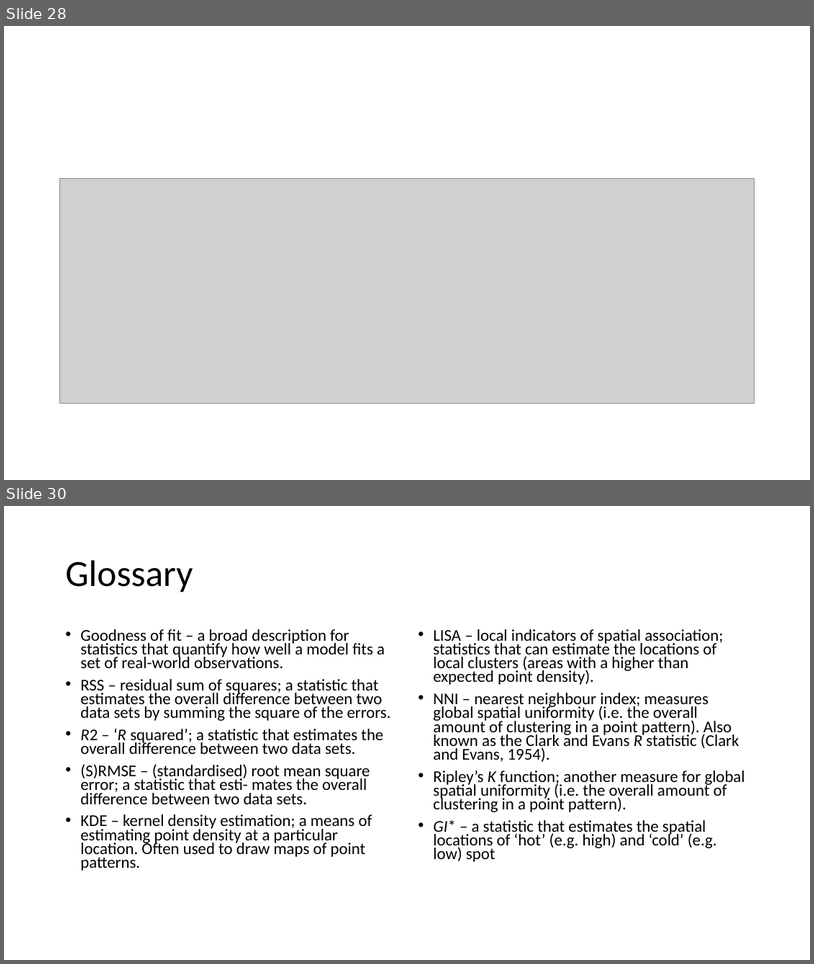
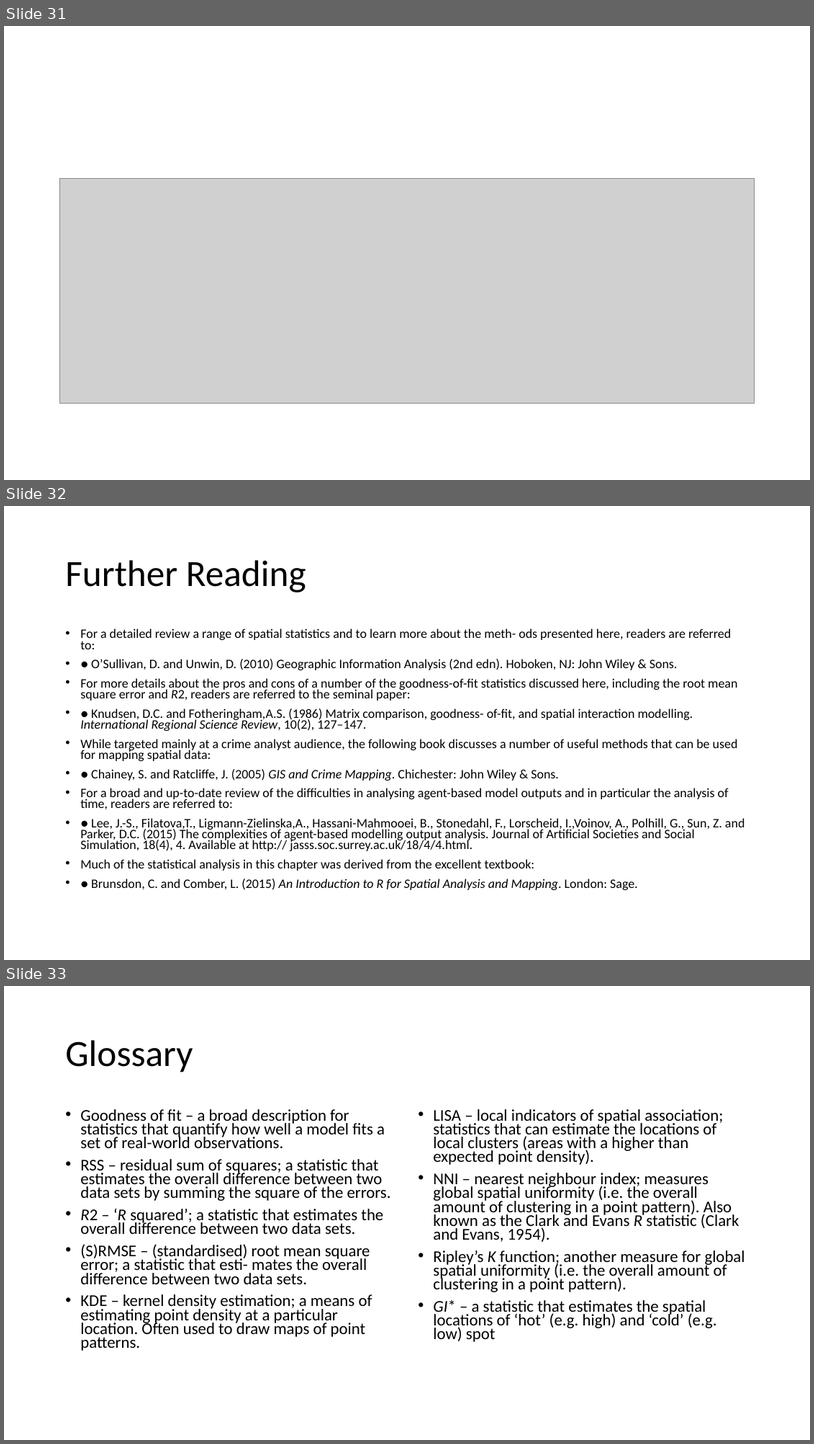
Before and after one commit to abmgis/abmgis, a slide deck: Chapter09-SpatialStatistics/Chapter9.pptx. Shown one above the other, each under a label of ours: slides 28 and 30 before the commit, slides 31, 32 and 33 after it; the slides between them are not shown. The pictures are 814x964 and 814x1444 pixels, drawn with LibreOffice and Linux fonts; fonts in the diff are those of the drawing; grey boxes stand for pictures. Boxes give left, top, right and bottom in pixels: in the first picture for what was removed or moved away, otherwise in the second. Text is boxed around its words. In the diff, an @@ line names an element or a change of style, - is before the commit and + after.

Commit message:
writing lecture for chapter 9

```diff
--- a/Chapter09-SpatialStatistics/Chapter9.pptx
+++ b/Chapter09-SpatialStatistics/Chapter9.pptx
@@ slide 32 added at box(4, 506, 810, 960), background #FFFFFF @@
@@ title added at box(65, 560, 306, 592), 44 pt, text #000000 @@
+Further Reading
@@ text added at box(80, 628, 745, 890), 15.4 pt, text #000000 @@
+• For a detailed review a range of spatial statistics and to learn more about the meth- ods presented here, readers are referred to:
+• ● O’Sullivan, D. and Unwin, D. (2010) Geographic Information Analysis (2nd edn). Hoboken, NJ: John Wiley & Sons.
+• For more details about the pros and cons of a number of the goodness-of-fit statistics discussed here, including the root mean square error and R2, readers are referred to the seminal paper:
+• ● Knudsen, D.C. and Fotheringham,A.S. (1986) Matrix comparison, goodness- of-fit, and spatial interaction modelling. International Regional Science Review, 10(2), 127–147.
+• While targeted mainly at a crime analyst audience, the following book discusses a number of useful methods that can be used for mapping spatial data:
+• ● Chainey, S. and Ratcliffe, J. (2005) GIS and Crime Mapping. Chichester: John Wiley & Sons.
+• For a broad and up-to-date review of the difficulties in analysing agent-based model outputs and in particular the analysis of time, readers are referred to:
+• ● Lee, J.-S., Filatova,T., Ligmann-Zielinska,A., Hassani-Mahmooei, B., Stonedahl, F., Lorscheid, I.,Voinov, A., Polhill, G., Sun, Z. and Parker, D.C. (2015) The complexities of agent-based modelling output analysis. Journal of Artificial Societies and Social Simulation, 18(4), 4. Available at http:// jasss.soc.surrey.ac.uk/18/4/4.html.
+• Much of the statistical analysis in this chapter was derived from the excellent textbook:
+• ● Brunsdon, C. and Comber, L. (2015) An Introduction to R for Spatial Analysis and Mapping. London: Sage.
@@ what was slide 28 is now slide 31 @@
@@ what was slide 30 is now slide 33 @@
```
Also in this commit, not shown: 6 other slides added, 4 slides removed, 6 other files.
